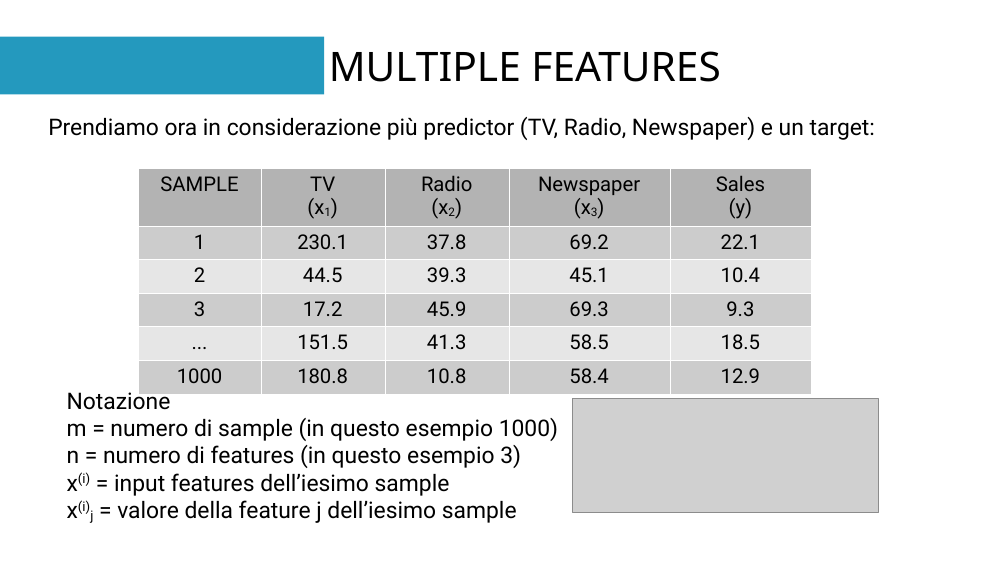
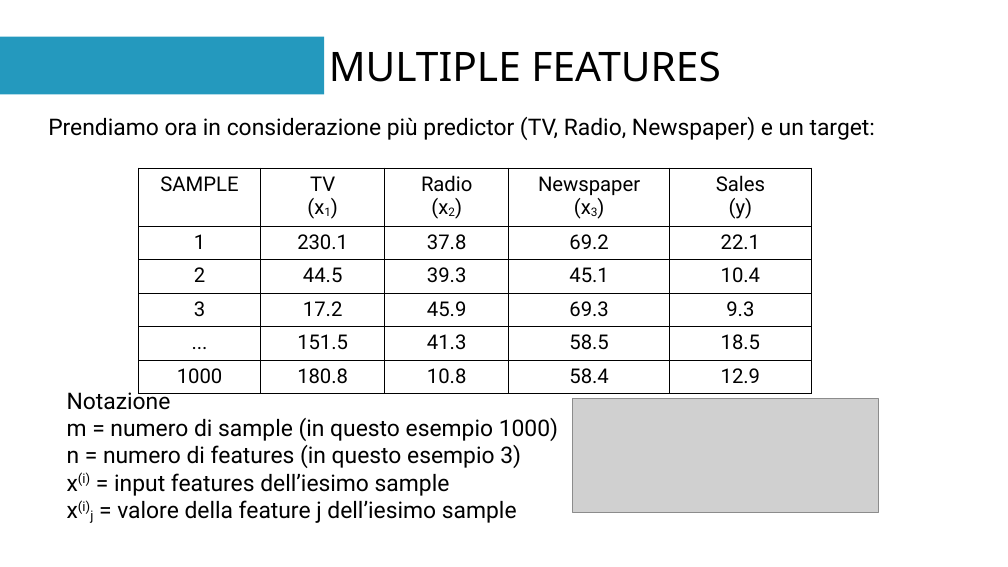
Before and after one commit to pal-dev-labs/Artificial-Intelligence-with-Python, a slide deck: slide 18 of presentazioni/AI-with-Python-lezione-8.odp. Drawn at 1008x567 pixels with LibreOffice and Linux fonts; fonts in the diff are those of the drawing; grey boxes stand for pictures. Boxes give left, top, right and bottom in pixels: in the first picture for what was removed or moved away, otherwise in the second. Text is boxed around its words. In the diff, an @@ line names an element or a change of style, - is before the commit and + after.

```diff
--- a/presentazioni/AI-with-Python-lezione-8.odp
+++ b/presentazioni/AI-with-Python-lezione-8.odp
@@ table at (138, 168, 812, 388) @@
@@ fill #B3B3B3 to none in row 1 @@
@@ fill #CCCCCC to none in 15 cells @@
@@ fill #E6E6E6 to none in 10 cells @@
@@ borders changed @@
```
Also in this commit, not shown: 1 other slide changed, 6 slides added, 9 other files.
